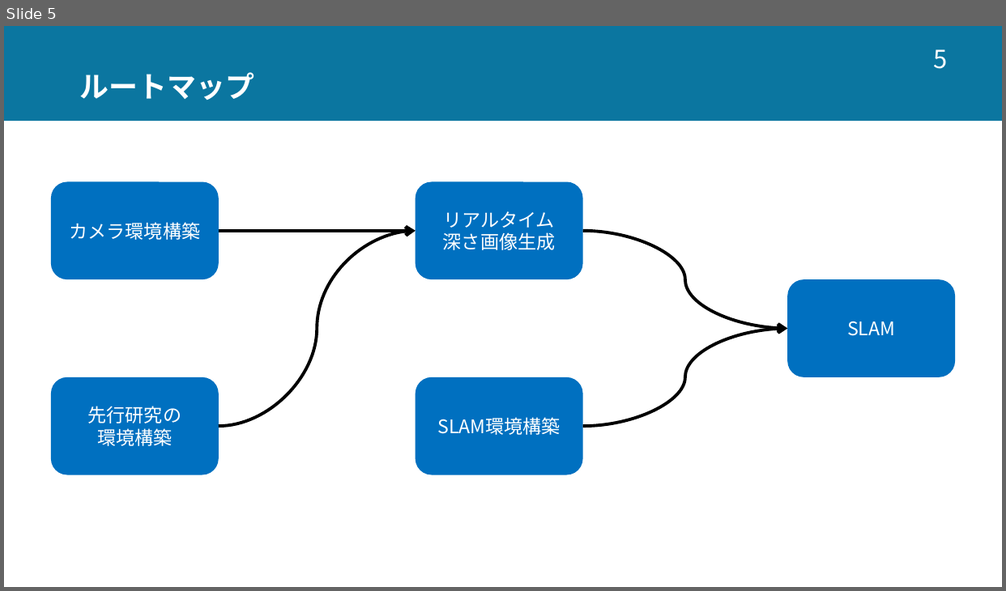
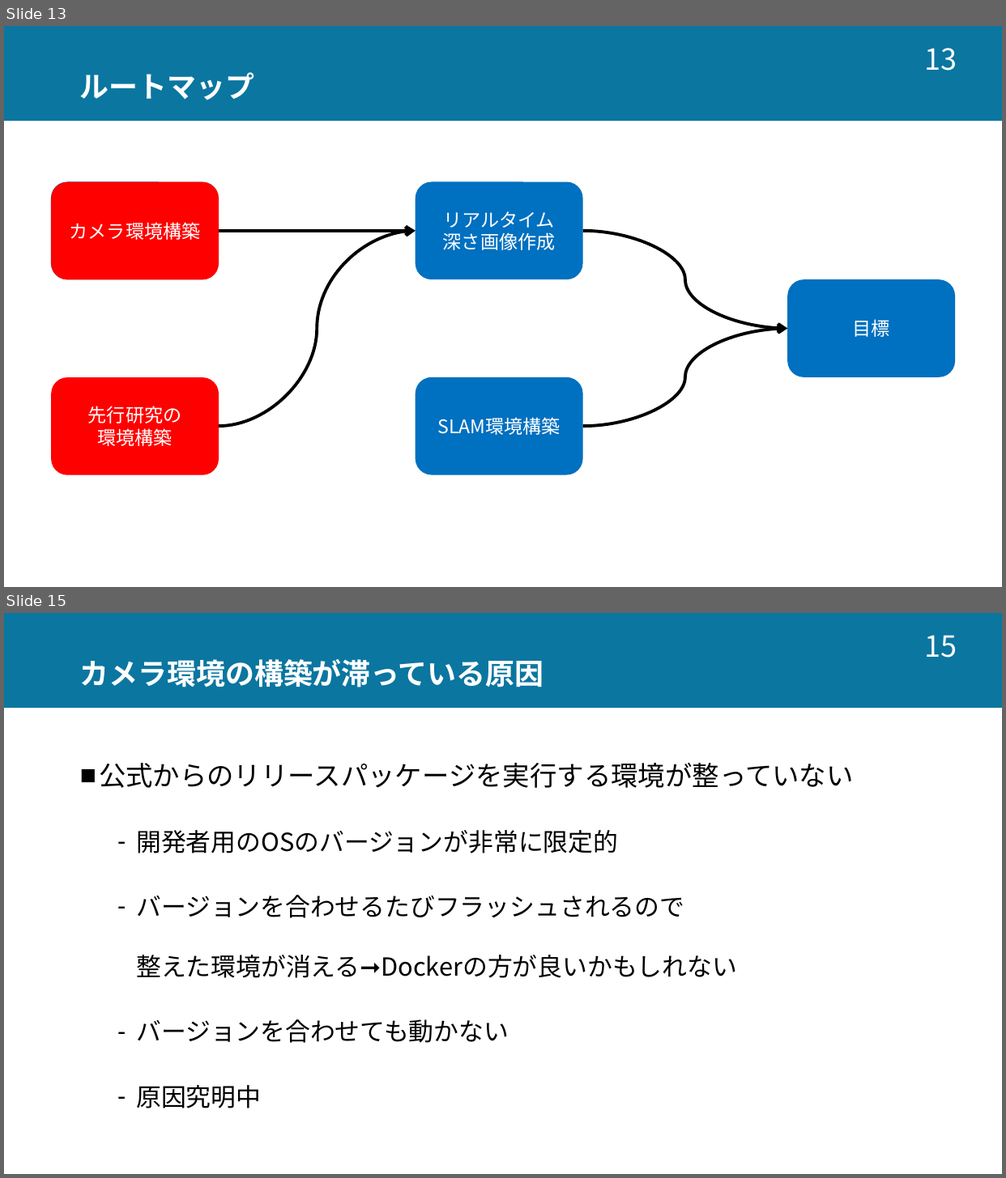
Before and after one commit to tsukasa413/college, a slide deck: Presentation/研究室内発表.pptx. Shown one above the other, each under a label of ours: slide 5 before the commit, slides 13 and 15 after it; the slides between them are not shown. The pictures are 1006x591 and 1006x1178 pixels, drawn with LibreOffice and Linux fonts; fonts in the diff are those of the drawing. Boxes give left, top, right and bottom in pixels: in the first picture for what was removed or moved away, otherwise in the second. Text is boxed around its words. In the diff, an @@ line names an element or a change of style, - is before the commit and + after.

```diff
--- a/Presentation/研究室内発表.pptx
+++ b/Presentation/研究室内発表.pptx
@@ slide 15 added at box(4, 613, 1002, 1174), background #FFFFFF; not listed: 1 template element that a slide beside it also shows @@
@@ page number added at box(925, 635, 957, 658), 28 pt, text #FFFFFF @@
+15
@@ title added at box(80, 659, 543, 688), 28 pt, text #FFFFFF, bold @@
+カメラ環境の構築が滞っている原因
@@ text added at box(99, 763, 853, 1109), 24 pt, text #000000 @@
+■ 公式からのリリースパッケージを実行する環境が整っていない
+  – 開発者用のOSのバージョンが非常に限定的
+  – バージョンを合わせるたびフラッシュされるので
+    整えた環境が消える➞Dockerの方が良いかもしれない
+  – バージョンを合わせても動かない
+  – 原因究明中
@@ what was slide 5 is now slide 13 @@
@@ slide 13 changed as well @@
@@ page number at box(925, 48, 957, 71): text changed; size 24 to 28 pt @@
-5
+13
@@ rounded rectangle added at box(51, 182, 219, 280), fill #FF0000, 18 pt, text #FFFFFF @@
+カメラ環境構築
@@ text in rounded rectangle at box(443, 211, 556, 250): text changed @@
-リアルタイム
-深さ画像生成
+リアルタイム
+深さ画像作成
@@ text in rounded rectangle at box(853, 319, 890, 337): text changed @@
-SLAM
+目標
@@ rounded rectangle "先行研究の 環境構築" at box(51, 378, 219, 476): fill #0070C0 to #FF0000 @@
```
Also in this commit, not shown: 2 other slides changed, 13 other slides added, 2 slides removed, 5 other files.
